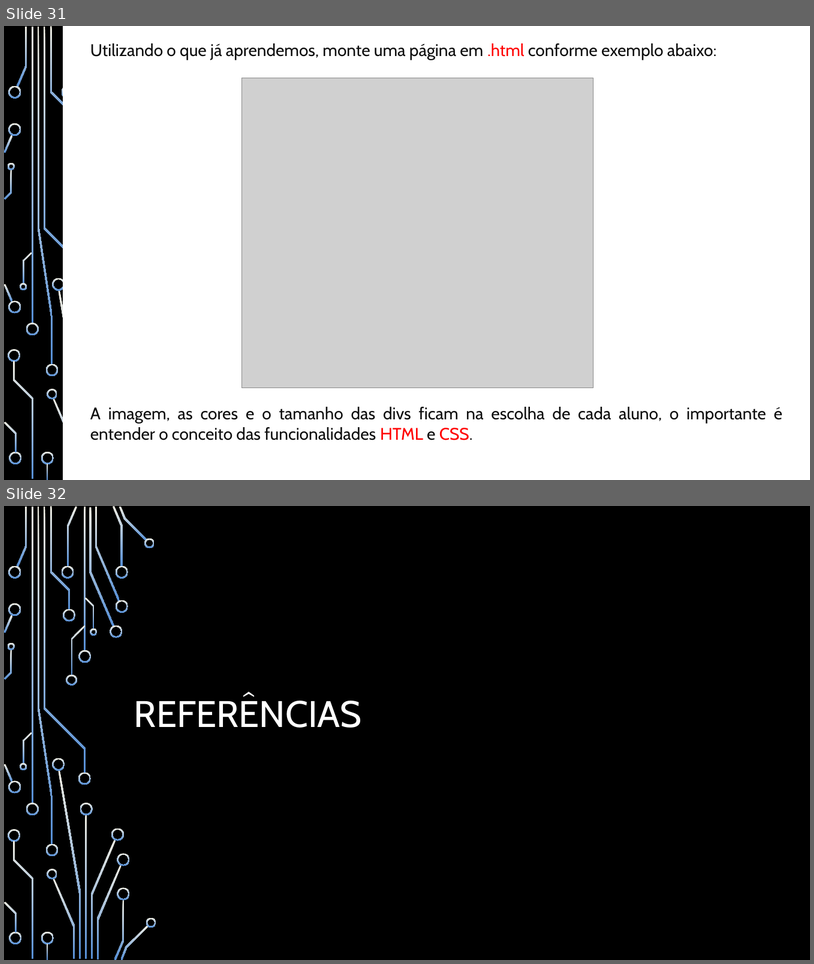
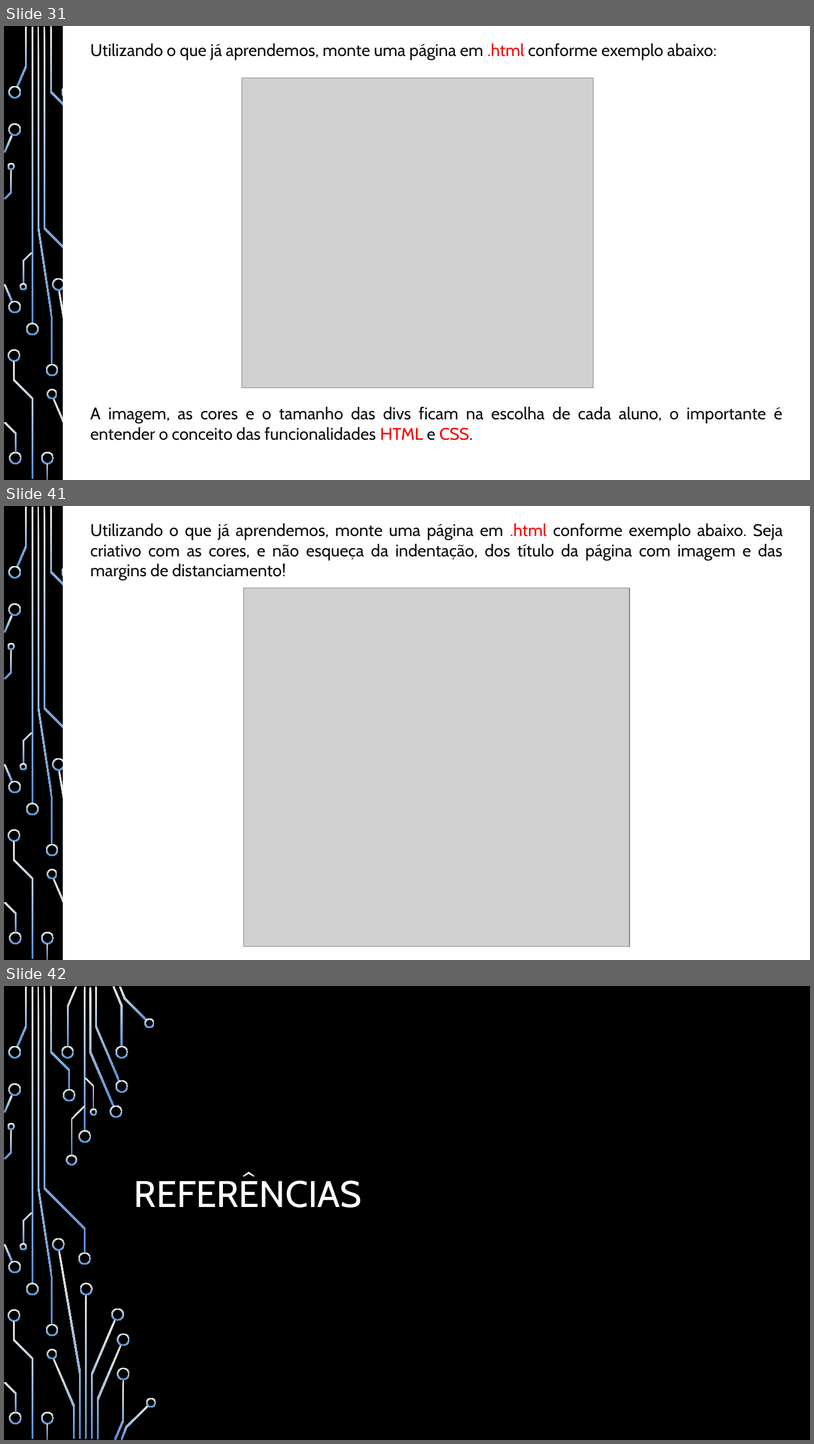
Before and after one commit to heitorsam/aulas_iep, a slide deck: documentos/Apostila - Desenvolvimento Web - IEP.pptx. Shown one above the other, each under a label of ours: slides 31 and 32 before the commit, slides 31, 41 and 42 after it; the slides between them are not shown. The pictures are 814x964 and 814x1444 pixels, drawn with LibreOffice and Linux fonts; fonts in the diff are those of the drawing; grey boxes stand for pictures; background and template pictures are left out. Boxes give left, top, right and bottom in pixels: in the first picture for what was removed or moved away, otherwise in the second. Text is boxed around its words. In the diff, an @@ line names an element or a change of style, - is before the commit and + after.

```diff
--- a/documentos/Apostila - Desenvolvimento Web - IEP.pptx
+++ b/documentos/Apostila - Desenvolvimento Web - IEP.pptx
@@ slide 41 added at box(4, 506, 810, 960), background picture (left out); not listed: 37 template elements that a slide beside it also shows @@
@@ rectangle added at box(63, 506, 810, 960), fill #FFFFFF, outline #FFFFFF 1.25 pt @@
@@ text added at box(90, 523, 783, 580), 20 pt, text #0D0D0D @@
+Utilizando o que já aprendemos, monte uma página em .html conforme exemplo abaixo. Seja criativo com as cores, e não esqueça da indentação, dos título da página com imagem e das margins de distanciamento!
@@ picture added at box(244, 588, 630, 946) @@
@@ what was slide 32 is now slide 42 @@
```
Also in this commit, not shown: 1 slide changed, 9 other slides added, 4 other files.
